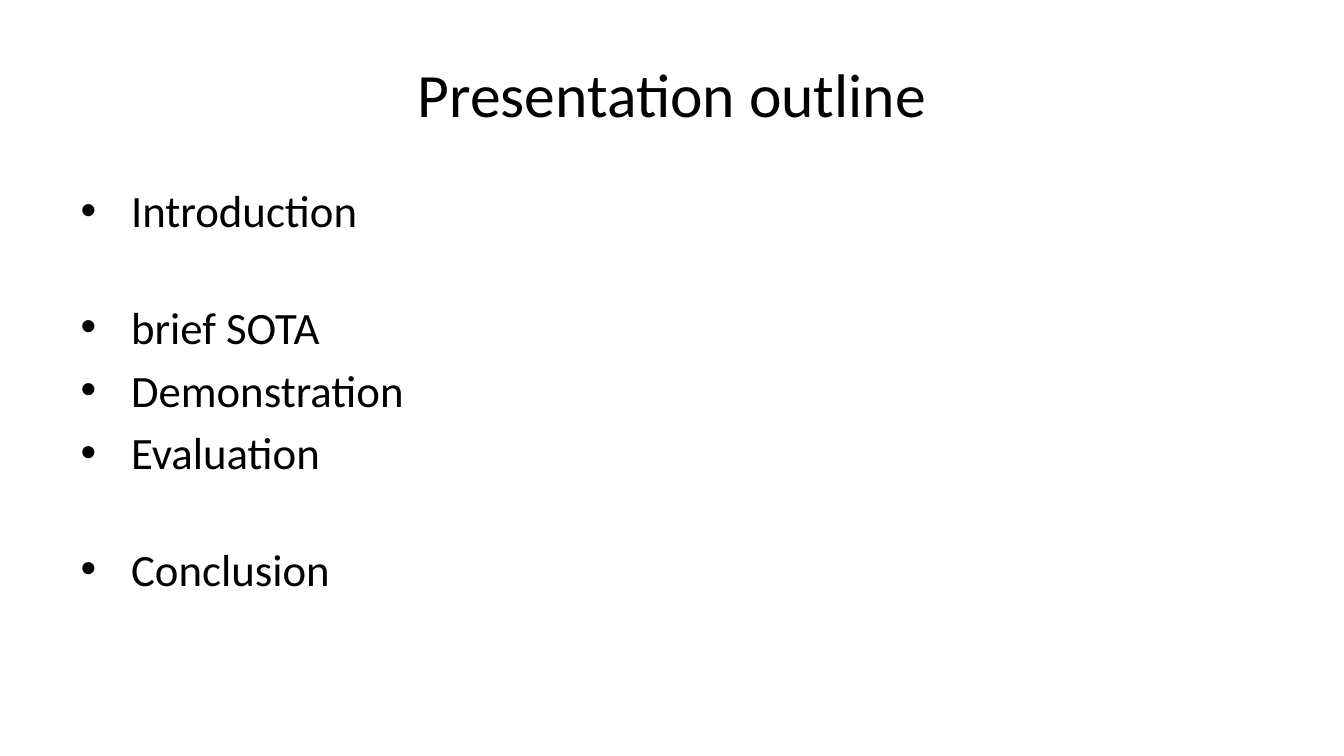
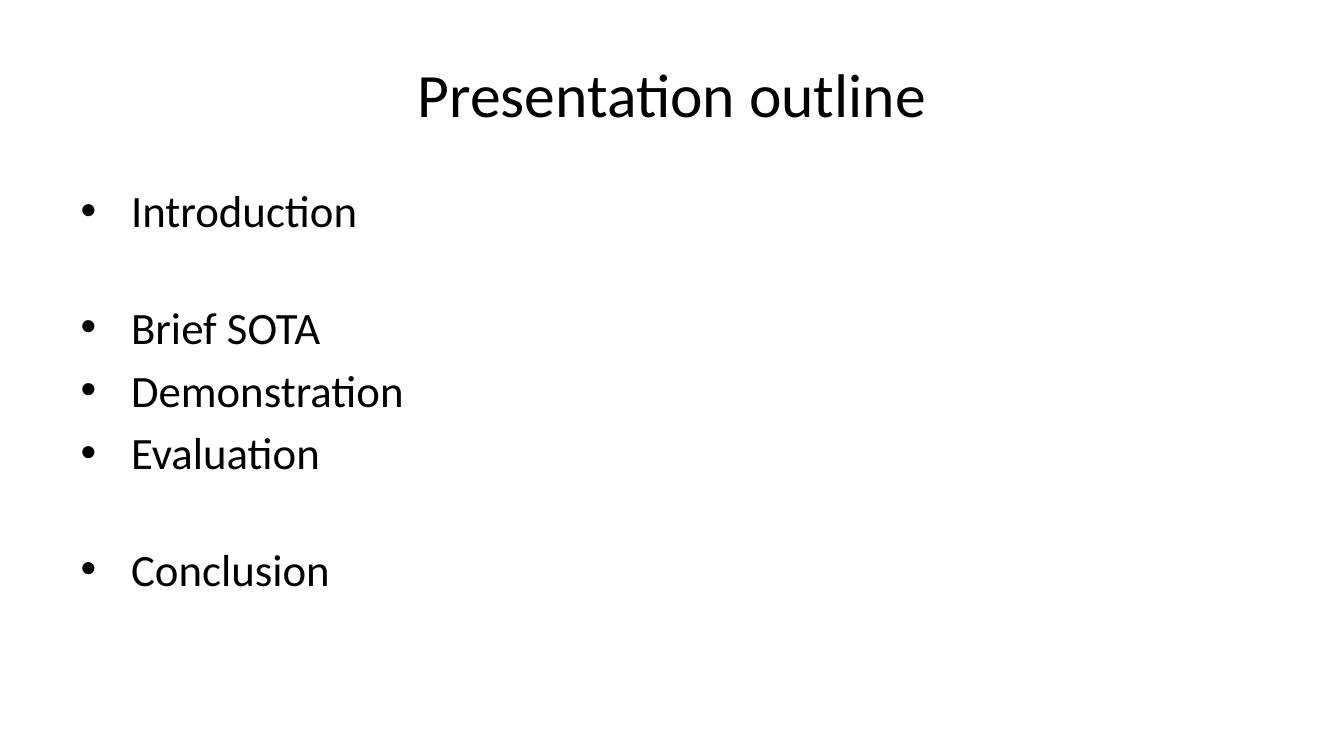
Before and after one commit to alexiaschn/blog, a slide deck: slide 3 of docs/slides/26-07-30_DH26_IEML-RS.pptx (slide 2 before the commit). Drawn at 1344x756 pixels with LibreOffice and Linux fonts; fonts in the diff are those of the drawing. Boxes give left, top, right and bottom in pixels: in the first picture for what was removed or moved away, otherwise in the second. Text is boxed around its words. In the diff, an @@ line names an element or a change of style, - is before the commit and + after.

```diff
--- a/docs/slides/26-07-30_DH26_IEML-RS.pptx
+++ b/docs/slides/26-07-30_DH26_IEML-RS.pptx
@@ text at (131,313,320,345): text changed @@
-• brief SOTA
+• Brief SOTA
```
Also in this commit, not shown: 12 other slides changed, 3 slides added, 1 slide removed, 22 other files.
